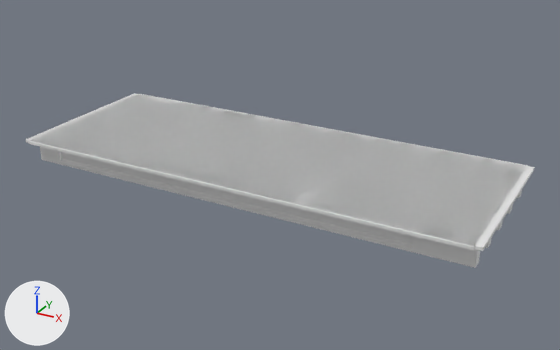
What one commit did to the OBJ model IFC/PSC/Darbhanga/Sup_Str/D_35_3L_OF_P/model.obj.
The view is the same before and after, from a camera (50 mm lens) standing at (44.2, -41.3, 21.8) and looking at (18.5, 5.4, -1.6). Lighting does not change. The marker at lower left points along +X, +Y and +Z. The first picture is the older version. Where no turn or scale is listed for an object, it has been applied to the vertices. Vertices at exactly the same position are counted once.

The older version as bpy lines, for what is in view:
```python
me_model = bpy.data.meshes.new('model')
me_model.from_pydata(...)  # 8252 vertices, 24940 faces; spans x -0.5..35.5, y -1.4..12.4, z -1.9..0.0
ob_model = bpy.data.objects.new('model', me_model)
ob_model.location = (0.0, 0.0, 0.0)
```
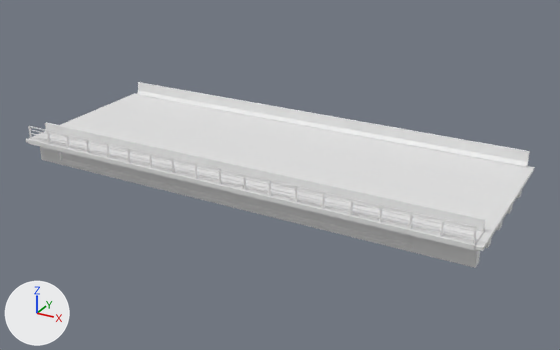
What changed in the scene script:
```text
Change me_model:
    used by ob_model
    remove me_model.from_pydata(...)  # 8252 vertices, 24940 faces; spans x -0.5..35.5, y -1.4..12.4, z -1.9..0.0
    add me_model.from_pydata(...)  # 8474 vertices, 25274 faces; spans x -0.5..35.5, y -1.4..12.4, z -1.9..1.2
    me_model part 1: a new loose piece, a box spanning x 0.0..35.0, y -1.227..-1.147, z 1.12..1.2
    me_model part 2: a new loose piece, a box spanning x 0.0..35.0, y -1.212..-1.163, z 0.275..0.325
    me_model part 3: a new loose piece, a box spanning x 0.0..35.0, y -1.212..-1.163, z 0.575..0.625
    me_model part 4: a new loose piece, a box spanning x 0.0..35.0, y -1.212..-1.162, z 0.875..0.925
    me_model part 5
    19 vertices are added at x 0.0, y -1.4..12.4, z 0.0..1.1
    19 new vertices lie (35.0, 0.0, 0.0) away from vertices in x 0.0, y -1.4..12.4, z 0.0..1.1
    58 new faces join them
    other edits to the shape of me_model do not show in these pictures
```

Changed parts and their boxes [x1, y1, x2, y2] in the pictures (560 x 350 px):
'model', reshaped (6% taller): before [26, 93, 535, 268]; after [26, 82, 535, 268]
part 1 of me_model, added: after [29, 126, 475, 228]
part 2 of me_model, added: after [31, 137, 476, 241]
part 3 of me_model, added: after [30, 133, 474, 236]
part 4 of me_model, added: after [30, 129, 474, 232]
part 5 of me_model, added: after [29, 82, 530, 247]
